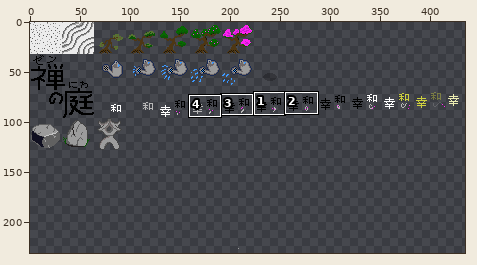
One commit to this sprite sheet: src/data/image/2-tilesheet.png. The picture above shows the old version from afar; the outline marks the close-up.
Close-up. Old version:
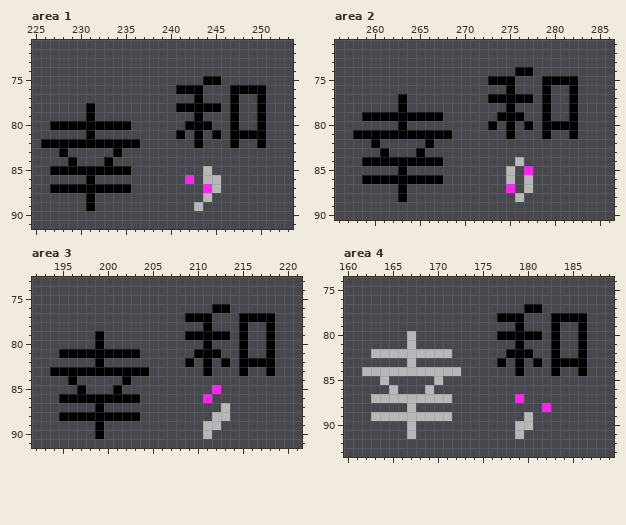
The file is 512x512 pixels. Shown: area 1: x 225..253, y 71..91; area 2: x 256..286, y 71..90; area 3: x 192..221, y 73..91; area 4: x 160..189, y 74..93. The wide view leaves out empty margins. The commit also changed other parts of the picture, which this record leaves out.
After:
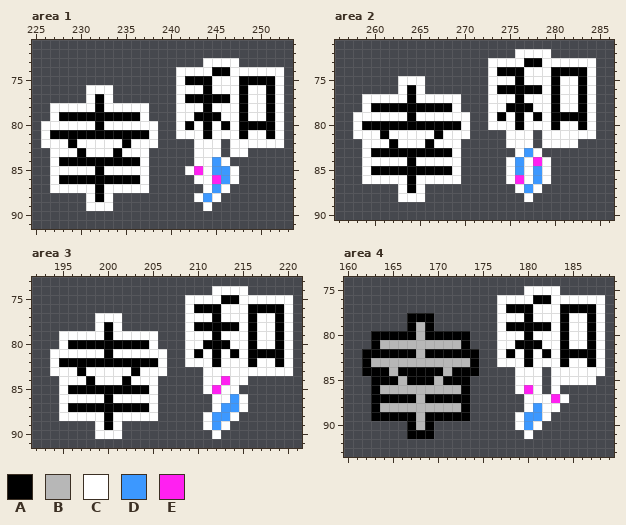
Palette (. is transparent): A #000000  B #b7b7b7  C #ffffff  D #3c98ff  E #ff20f1
Edits made:
Changed rows in their new state; - is an unchanged pixel.
Area 1:
first column x 226:
73 ------------------CCCC-----
74 ---------------CCCCAACCCCCC
75 ---------------CAA-CCCAAAAC
76 -----CCC-------CCCACCC-CCAC
77 -----CAC-------CA-AAACACCAC
78 -CCCCCACCCCC---CCC-CCCACCAC
79 -CAAA-AAAAAC---CC-AACCACCAC
80 CCCCCC-CCCCCC--C-C-CACAA-AC
81 CAAAA-AAAAAAC--CCCACCC-CCAC
82 CCC-CCCCC-CCC----CCC-CCCCCC
83 -CCCACCC-CCC-----CCC-CC----
84 -CA-AAA-AAAC-----CCDC------
85 -CCCCC-CCCCC----CECDDC-----
86 -CAAA-AAAAAC----.CCEDC-----
87 -CCCCC-CCCCC------CDC------
88 -----CAC---------CDC-------
89 -----CCC---------.C--------
Area 2:
first column x 258:
72 ------------------CCCC-----
73 ---------------CCCCAACCCCCC
74 ---------------CAA-CCCAAAAC
75 -----CCC-------CCCACCC-CCAC
76 -----CAC-------CA-AAACACCAC
77 -CCCCCACCCCC---CCC-CCCACCAC
78 -CAAA-AAAAAC---CC-AACCACCAC
79 CCCCCC-CCCCCC--C-C-CACAA-AC
80 CAAAA-AAAAAAC--CCCACCC-CCAC
81 CCC-CCCCC-CCC----CCC-CCCCCC
82 -CCCACCC-CCC-----CCC-CCCC--
83 -CA-AAA-AAAC------CDC------
84 -CCCCC-CCCCC-----CDCEC-----
85 -CAAA-AAAAAC-----CDCDC-----
86 -CCCCC-CCCCC-----CECDC-----
87 -----CAC---------.CDC------
88 -----CCC----------.C-------
Area 3:
first column x 194:
74 ------------------CCCC-----
75 ---------------CCCCAACCCCCC
76 ---------------CAA-CCCAAAAC
77 -----CCC-------CCCACCC-CCAC
78 -----CAC-------CA-AAACACCAC
79 -CCCCCACCCCC---CCC-CCCACCAC
80 -CAAA-AAAAAC---CC-AACCACCAC
81 CCCCCC-CCCCCC--C-C-CACAA-AC
82 CAAAA-AAAAAAC--CCCACCC-CCAC
83 CCC-CCCCC-CCC----CCCCCCCCCC
84 -CCCACCC-CCC-----CCECC-----
85 -CA-AAA-AAAC-----C-CC------
86 -CCCCC-CCCCC-----.CCDC-----
87 -CAAA-AAAAAC------CDDC-----
88 -CCCCC-CCCCC-----CDDC------
89 -----CAC---------CDC-------
90 -----CCC---------.C--------
Area 4:
first column x 162:
75 ------------------CCCC-----
76 ---------------CCCCAACCCCCC
77 ---------------CAA-CCCAAAAC
78 -----AAA-------CCCACCC-CCAC
79 -----ABA-------CA-AAACACCAC
80 -AAAAABAAAAA---CCC-CCCACCAC
81 -ABBB-BBBBBA---CC-AACCACCAC
82 AAAAAA-AAAAAA--C-C-CACAA-AC
83 ABBBB-BBBBBBA--CCCACCC-CCAC
84 AAA-AAAAA-AAA----CCC-CCCCCC
85 -AAABAAA-AAA-----CCC-CCCCC-
86 -AB-BBB-BBBA-----CEC-C-----
87 -AAAAA-AAAAA-----.CCCEC----
88 -ABBB-BBBBBA------CDCC-----
89 -AAAAA-AAAAA-----CDDC------
90 -----ABA---------CDC-------
91 -----AAA---------.C--------
